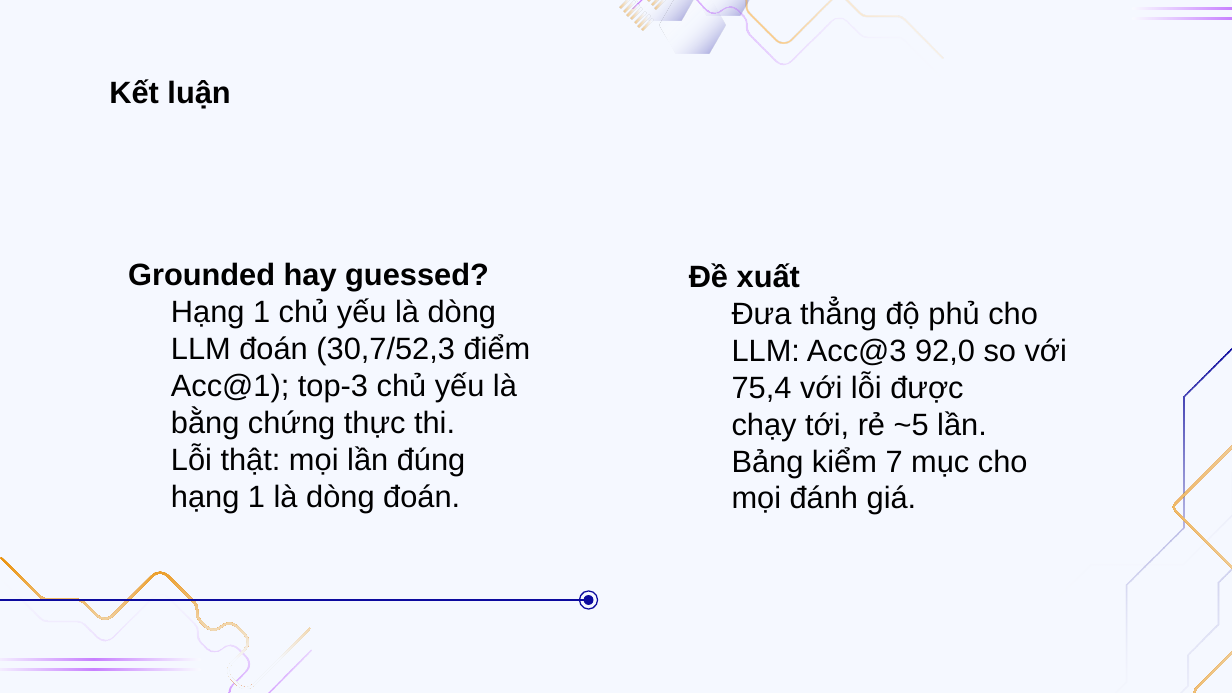
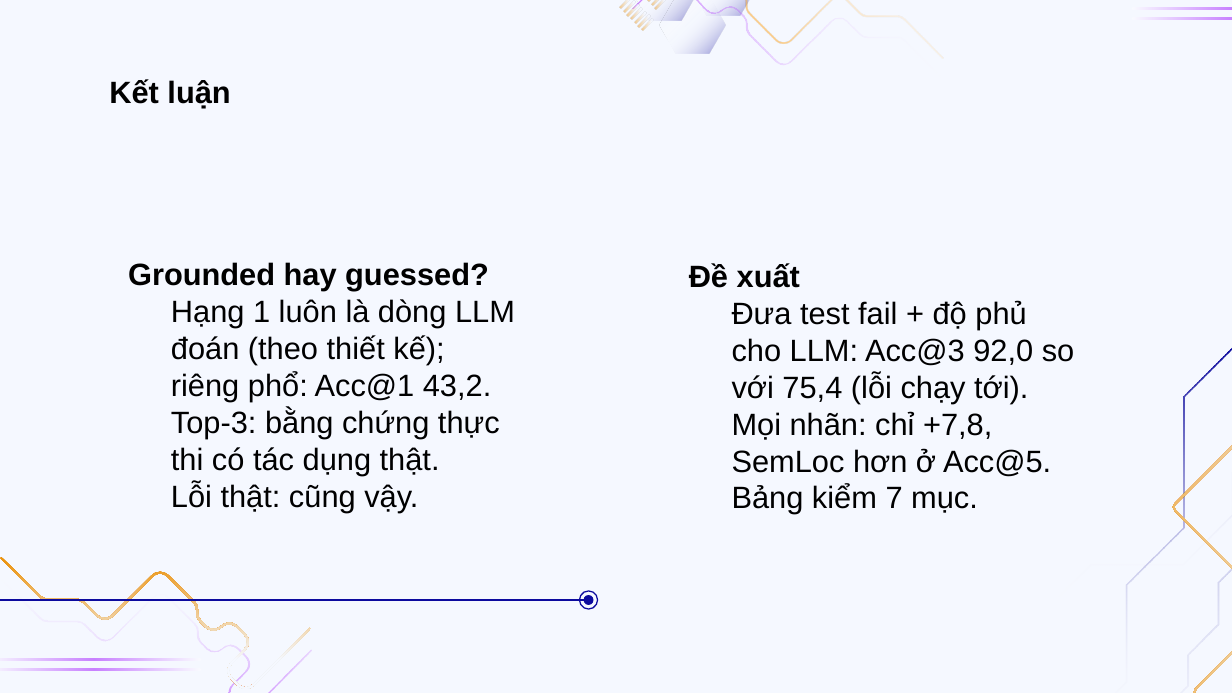
Before and after one commit to doanan293/grounded-or-guessed, a slide deck: slide 26 of docs/presentation/bao-ve.pptx. Drawn at 1232x693 pixels with LibreOffice and Linux fonts; fonts in the diff are those of the drawing; background and template pictures are left out. Boxes give left, top, right and bottom in pixels: in the first picture for what was removed or moved away, otherwise in the second. Text is boxed around its words. In the diff, an @@ line names an element or a change of style, - is before the commit and + after.

Commit message:
docs: final-review fixes (top-1 guessed by construction everywhere, Acc@5 direction caveat, execution-evidence wording on slides, glossary longtable, head height)

```diff
--- a/docs/presentation/bao-ve.pptx
+++ b/docs/presentation/bao-ve.pptx
@@ subtitle at bbox=[128, 262, 515, 512]: text changed @@
-Grounded hay guessed?
-Hạng 1 chủ yếu là dòng
-LLM đoán (30,7/52,3 điểm
-Acc@1); top-3 chủ yếu là
-bằng chứng thực thi.
-Lỗi thật: mọi lần đúng
-hạng 1 là dòng đoán.
+Grounded hay guessed?
+Hạng 1 luôn là dòng LLM
+đoán (theo thiết kế);
+riêng phổ: Acc@1 43,2.
+Top-3: bằng chứng thực
+thi có tác dụng thật.
+Lỗi thật: cũng vậy.
@@ subtitle at bbox=[689, 263, 1074, 514]: text changed @@
-Đề xuất
-Đưa thẳng độ phủ cho
-LLM: Acc@3 92,0 so với
-75,4 với lỗi được
-chạy tới, rẻ ~5 lần.
-Bảng kiểm 7 mục cho
-mọi đánh giá.
+Đề xuất
+Đưa test fail + độ phủ
+cho LLM: Acc@3 92,0 so
+với 75,4 (lỗi chạy tới).
+Mọi nhãn: chỉ +7,8,
+SemLoc hơn ở Acc@5.
+Bảng kiểm 7 mục.
```
Also in this commit, not shown: 7 other slides changed, 15 other files.
